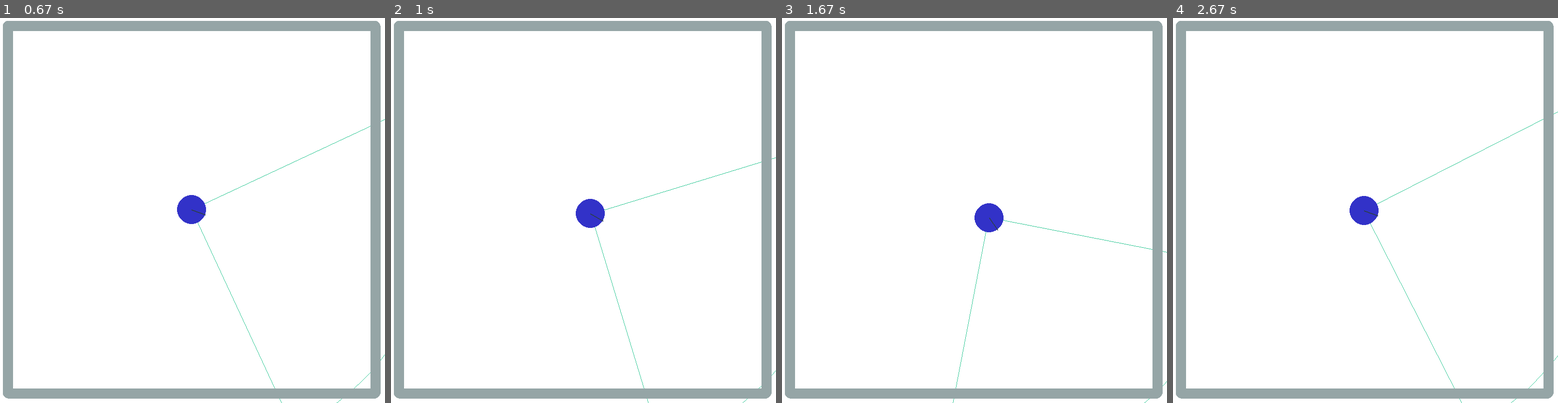
Above: before the commit, frames 1-4 (left to right).
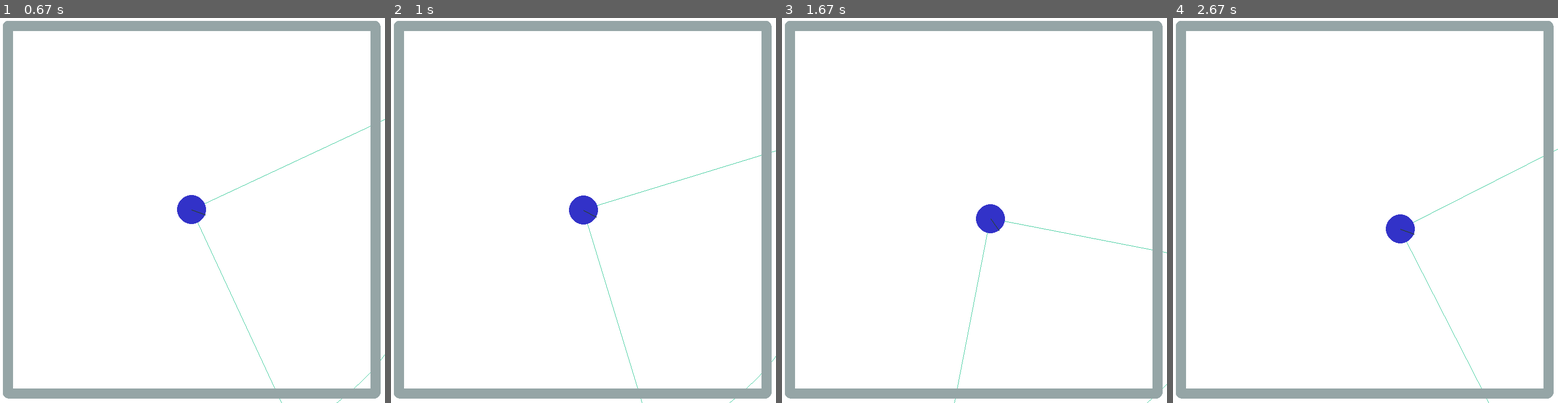
Above: after the commit, the same moments.

Repository: kvmilos/CPMII-project
Game: pygame game, started from screen_pygame.py
Two runs of this game, one before a commit and one after it. Both use one fixed random seed, a clock stepped at 60 frames per second and the inputs below.
Inputs:
- Up to frame 1 (0.67 s): hold D from 0.33 s (still down)
- Up to frame 2 (1 s): release D at 0.8 s; hold W from 0.83 s (still down)
- Up to frame 3 (1.67 s): release W at 1.13 s; hold D 1.17-1.63 s
- Up to frame 4 (2.67 s): hold A 1.67-2.2 s; hold S 2.23-2.53 s; hold A from 2.57 s (still down)

Frame 1 is identical in both runs. In frame 2, 0.5% of the frame differs, in the area x 46-100%, y 34-100%; in frame 3, 0.3%; in frame 4, 1.1%, in the area x 45-100%, y 24-100%.

Commit message:
Refactor code; fix collisions between walls and robot

Diff:
--- a/classes.py
+++ b/classes.py
@@ -4,8 +4,11 @@
 
 
 class Constants:
+    # class to store constants
+    # width and height of the window
     WIDTH, HEIGHT = 800, 800
 
+    # walls around the window
     WALLS = [
         (20, 20, WIDTH - 20, 20),
         (20, 20, 20, HEIGHT - 20),
@@ -13,11 +16,16 @@
         (WIDTH - 20, 20, WIDTH - 20, HEIGHT - 20)
     ]
 
+    WALL = 2
+    FOOD = 3
+    ENEMY = 4
+
 
 class Robot():
-    # robot is a circle with a vision field
+    # robot is a circle with a vision field, the main object in the simulation
     def __init__(self, name, space, position = (100, 100), size = 30, angle = 0, color = (50, 50, 200, 100), vision_field_angle = 90, vision_field_range = 500):
         self.name = name
+        # body is what is used to apply forces
         self.body = pymunk.Body(1, 1)
         self.body.position = position
         self.body.angle = angle
@@ -25,17 +33,17 @@
         self.vision_angle = vision_field_angle
         self.vision_range = vision_field_range
         self.radius = size
+        # shape is what is used to draw the robot
         self.shape = pymunk.Circle(self.body, self.radius)
         self.shape.color = color
         self.body.mass = 1
         self.shape.collision_type = 1
-
+        self.body.collision_type = 1
         space.add(self.body, self.shape)
 
-
     def draw(self, window = None):
+        # function to draw both the robot, and its vision field
         self.window = window
-        # function to draw both the robot, and its vision field
         # draw the vision field as an arc
         start_angle = self.body.angle - math.radians(self.vision_angle // 2)
         end_angle = self.body.angle + math.radians(self.vision_angle // 2)
@@ -48,22 +56,53 @@
         end_y = self.body.position.y + self.vision_range * math.sin(end_angle)
         pygame.draw.line(self.window, (50, 200, 150), (self.body.position.x, self.body.position.y), (start_x, start_y), 1)
         pygame.draw.line(self.window, (50, 200, 150), (self.body.position.x, self.body.position.y), (end_x, end_y), 1)
+
+        detected_objects = self.sense()
+        for shape, point in detected_objects:
+            color = (100, 100, 100)  # default color for unknown objects
+            if shape.collision_type == Constants.WALL:
+                color = (0, 0, 255)
+            elif shape.collision_type == Constants.FOOD:
+                color = (0, 255, 0)
+            elif shape.collision_type == Constants.ENEMY:
+                color = (255, 0, 0)
+
+            # pygame.draw.circle(window, color, (int(point.x), int(point.y)), 5)
+
         # draw space onto window
         self.space.debug_draw(pymunk.pygame_util.DrawOptions(window))
         return self.window
 
-    def rotate(self, angle):
+    def rotate(self, angle) -> None:
         # rotate the robot by angle
         self.body.angle = self.body.angle + math.radians(angle)
-        self.space.debug_draw(pymunk.pygame_util.DrawOptions(self.window))
+
+    def move(self, dist) -> None:
+        # apply force to the robot to move it
+        force = dist * 100
+        direction = pymunk.Vec2d(math.cos(self.body.angle), math.sin(self.body.angle))
+        self.body.apply_force_at_world_point(direction * force, self.body.position)
+
+    def get_angle(self) -> float:
+        # return the angle of the robot
         return self.body.angle
 
-    def move(self, dist):
-        # move the robot by dist in the direction of its angle
-        self.body.position = (self.body.position[0] + dist * math.cos(self.body.angle), self.body.position[1] + dist * math.sin(self.body.angle))
-        self.space.debug_draw(pymunk.pygame_util.DrawOptions(self.window))
+    def get_position(self) -> tuple:
+        # return the position of the robot
         return self.body.position
 
+    def sense(self):
+        # detect objects within the robot's vision field
+        detected_objects = []
+        start_point = self.body.position
+
+        for angle_offset in range(-self.vision_angle // 2, self.vision_angle // 2, 3):
+            end_point = start_point + pymunk.Vec2d(self.vision_range, 0).rotated(self.body.angle + math.radians(angle_offset))
+            query = self.space.segment_query_first(start_point, end_point, 1, pymunk.ShapeFilter())
+            if query is not None:
+                detected_objects.append((query.shape, query.point))
+        print(detected_objects)
+        return detected_objects
 
 class Wall():
     # wall is a static segment
@@ -73,5 +112,14 @@
         self.shape.elasticity = 0.00
         self.shape.collision_type = 2
         self.shape.friction = 1.0
-        self.shape.group = 2
         space.add(self.body, self.shape)
+
+
+class Food():
+    def __init__(self, space, position, size=10):
+        self.body = pymunk.Body(body_type=pymunk.Body.STATIC)
+        self.body.position = position
+        self.shape = pymunk.Circle(self.body, size)
+        self.shape.color = (255, 0, 0)
+        self.shape.collision_type = 3
+        space.add(self.body, self.shape)
